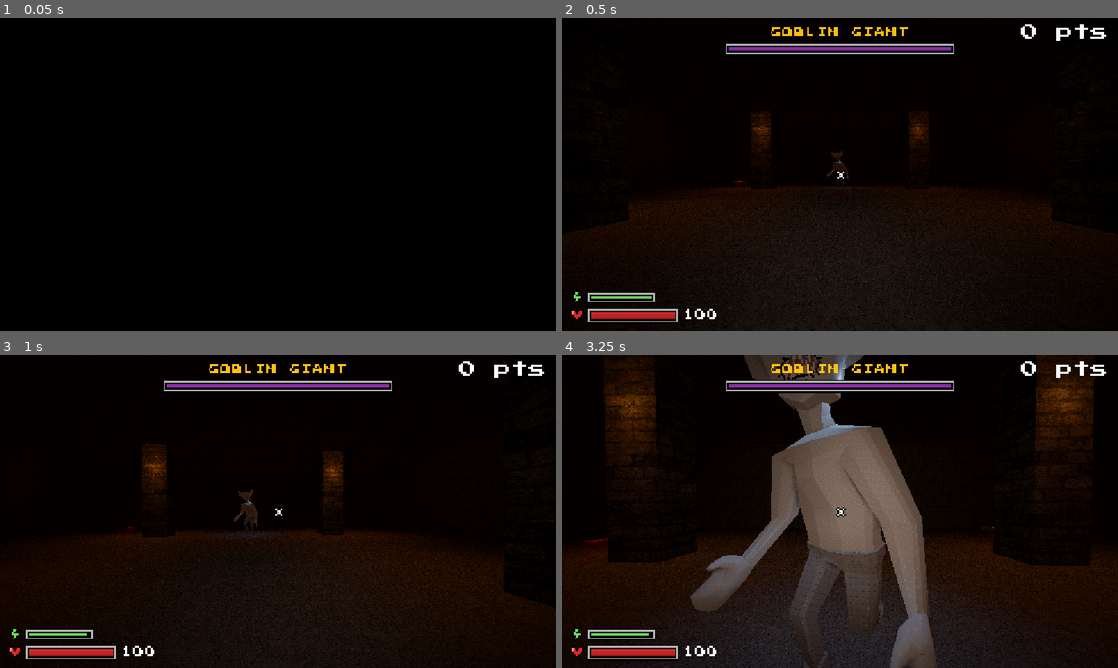
Above: before the commit, frames 1-4 (two rows, left to right).
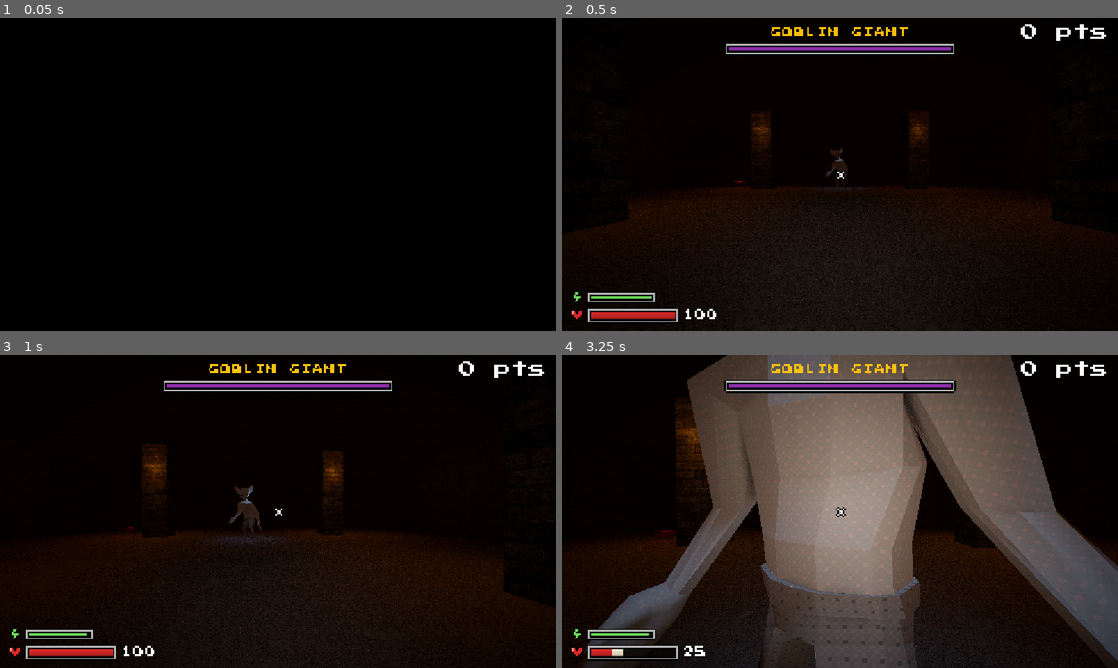
Above: after the commit, the same moments.

Repository: jmenoandrii/one-more-time
Game: Godot game, scene res://Scenes/final_battle.tscn
The game is run twice, just before and just after one commit, with the same random seed, the same clock (stepped at 60 frames per second) and the same inputs. This scene is started directly instead of the project's main scene. Sound files missing from this copy of the repository are replaced by a short silence.
Inputs (mouse positions are in pixels of both pictures, inside the frame that each line leads up to):
- Up to frame 1 (0.05 s): no input
- Up to frame 2 (0.5 s): no input
- Up to frame 3 (1 s): tap Enter (ui_accept) at 0.5 s; move the mouse to (305, 511) at 0.52 s; press the mouse at (305, 511) at 0.53 s; hold W (move_forward) from 0.53 s (still down); tap Space (jump) at 0.77 s
- Up to frame 4 (3.25 s): keep holding W (move_forward); move the mouse to (812, 511) at 1.27 s; release the mouse at (812, 511) at 1.28 s; tap Ctrl (crouch) at 1.35 s; tap Space (jump) at 1.52, 3.02 s; move the mouse to (851, 505) at 2.02 s; hold Right mouse button (inspect) 2.03-2.78 s; move the mouse to (834, 517) at 2.77 s; tap E (interact) at 2.85 s

Frame 1 is identical in both runs. In frame 2, less than 0.1% of the frame differs, in the area x 47-52%, y 41-55%; in frame 3, 0.3%; in frame 4, 55%, in the area x 0-100%, y 0-100%.

Commit message:
feat: add stone_big prefab and change boss params

Diff:
--- /dev/null
+++ b/Prefabs/stone_big.tscn
@@ -0,0 +1,38 @@
+[gd_scene format=3 uid="uid://cxull8aex4op0"]
+
+[ext_resource type="Script" uid="uid://bxs7cpj0ipvkt" path="res://Scripts/Weapon/Bullet.gd" id="1_8ihv0"]
+[ext_resource type="AudioStream" uid="uid://7socy3kjl33k" path="res://Sounds/Goblin/rockdestroy_psx.wav" id="2_uc30c"]
+
+[sub_resource type="TubeTrailMesh" id="TubeTrailMesh_g0qyx"]
+radius = 0.2
+sections = 2
+
+[sub_resource type="BoxShape3D" id="BoxShape3D_osii8"]
+size = Vector3(0.4, 0.4, 0.4)
+
+[node name="Stone" type="CharacterBody3D" unique_id=1713610658 node_paths=PackedStringArray("impact_sound")]
+transform = Transform3D(3, 0, 0, 0, 3, 0, 0, 0, 3, 0, 0, 0)
+collision_layer = 4
+script = ExtResource("1_8ihv0")
+speed = 20.0
+damage = 10.0
+impact_sound = NodePath("ImpactSound")
+tracer_length = 0.0
+
+[node name="MeshInstance3D" type="MeshInstance3D" parent="." unique_id=1813965873]
+mesh = SubResource("TubeTrailMesh_g0qyx")
+
+[node name="MeshInstance3D2" type="MeshInstance3D" parent="." unique_id=1450946463]
+transform = Transform3D(1, 0, 0, 0, -0.09550612, -0.99542886, 0, 0.99542886, -0.09550612, 0, 0, 0)
+mesh = SubResource("TubeTrailMesh_g0qyx")
+
+[node name="MeshInstance3D3" type="MeshInstance3D" parent="." unique_id=597688033]
+transform = Transform3D(0.008088695, 0.9953963, -0.095502995, 0, -0.09550612, -0.99542886, -0.9999673, 0.00805172, -0.00077251985, 0, 0, 0)
+mesh = SubResource("TubeTrailMesh_g0qyx")
+
+[node name="CollisionShape3D" type="CollisionShape3D" parent="." unique_id=1256819966]
+shape = SubResource("BoxShape3D_osii8")
+
+[node name="ImpactSound" type="AudioStreamPlayer3D" parent="." unique_id=1730582946]
+stream = ExtResource("2_uc30c")
+unit_size = 8.0
--- a/Scenes/final_battle.tscn
+++ b/Scenes/final_battle.tscn
@@ -22,6 +22,7 @@
 [ext_resource type="PackedScene" uid="uid://wgqrgp0k6858" path="res://Scenes/hud.tscn" id="28_o03i4"]
 [ext_resource type="PackedScene" uid="uid://dmdc2yxhyisuu" path="res://Scenes/pause_menu.tscn" id="29_wqm6a"]
 [ext_resource type="Script" uid="uid://d1eokhkhuht6a" path="res://Scripts/UI/upgrade_screen.gd" id="30_0k3nh"]
+[ext_resource type="PackedScene" uid="uid://cxull8aex4op0" path="res://Prefabs/stone_big.tscn" id="35_3qypu"]
 [ext_resource type="PackedScene" uid="uid://daj8pqg65x8wb" path="res://Prefabs/heal.tscn" id="36_dlo4y"]
 [ext_resource type="PackedScene" uid="uid://iyxujgcsks8j" path="res://Prefabs/stamina_bar.tscn" id="37_gbxrf"]
 [ext_resource type="PackedScene" uid="uid://dcjk8h31yv3jn" path="res://Scenes/post_fx.tscn" id="70_postfx"]
@@ -431,6 +432,14 @@
 
 [node name="Boss" parent="." unique_id=1649771320 instance=ExtResource("91_boss")]
 transform = Transform3D(1, 0, 0, 0, 1, 0, 0, 0, 1, 0, 0, -12)
+speed = 6.5
+attack_range = 3.5
+attack_cooldown = 0.5
+phase2_health = 0.6
+phase2_speed = 6.0
+stone_scene = ExtResource("35_3qypu")
+throw_min_distance = 8.0
+throw_cooldown = 1.5
 
 [node name="stamina_bar" parent="." unique_id=723814774 instance=ExtResource("37_gbxrf")]
 transform = Transform3D(1, 0, 0, 0, 1, 0, 0, 0, 1, 16.172247, 0.5, 3.478572)
